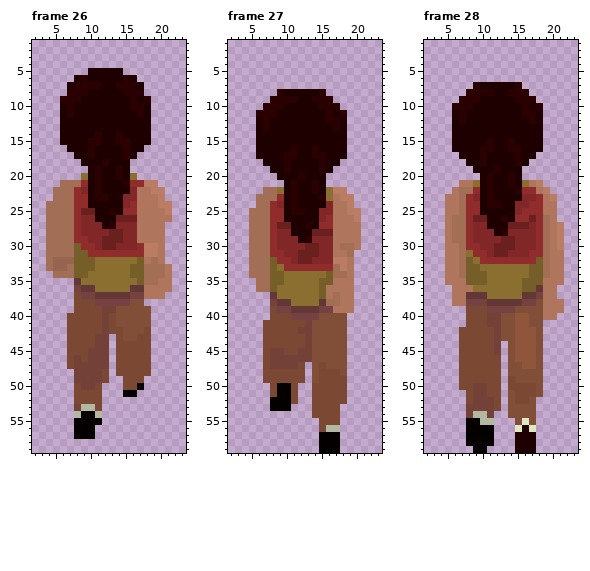
Pixel-art file, stored at Source/character_walking.aseprite. Above, as it was before the edit.
29x60 pixels, 48 frames. Colours within 5 levels of each other are drawn and written as one. Shown: frame 26: x 2..23, y 1..59; frame 27: x 2..23, y 1..59; frame 28: x 2..23, y 1..59. The commit also changed other frames, which this record leaves out.
Now the later version:
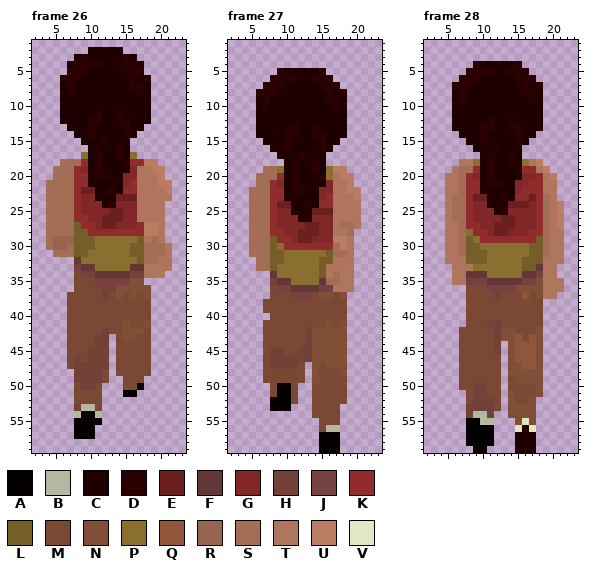
Palette (. is transparent): A #050000  B #b4b8a1  C #1f0000  D #2b0000  E #6b2020  F #643737  G #822727  H #734138  J #754141  K #912c2c  L #765e29  M #7b4833  N #814e37  P #8a6f30  Q #8f563b  R #96644f  S #a36e56  T #b0765d  U #ba7d63  V #e1e7c3
Diff:
Changed rows in their new state; - is an unchanged pixel.
Frame 26, layer "Flattened":
first column x 4:
 2 ------CCCCC-------
 3 ----CDCCCCCDC-----
 4 ---CDDDDCCDDDC----
 5 ---DDD-----DDD----
 6 --DDDC-----CDCD---
 7 --CDCCCC--CC-DC---
 8 --C-CC-----CC-C---
 9 --CCC-------C-C---
10 ---C--------CC----
11 ---C---D--D--C----
12 ------DD--DD------
13 --.---D----D--.---
14 --..--DC--CD-..---
15 --...-CCD-CC...---
16 ---...CD--DC..----
17 ----.PCD--DCP-----
18 --SSSK-DC--DKKUU--
19 -SSSKG----C-GTTUU-
20 -SSSKK--D-CGGTTTU-
21 SS--K--C---G-TTTUU
22 S----EEC-D-KK--TTU
23 S----GGCC-EEE---TT
24 -----GGG-DG-G---T.
25 -----GGGGEEGG----.
26 -----K-GEE-GG----.
27 ----LKK-EE---KUU--
28 ----LLKKKKKKKKUU--
29 -RRRLLLPPPPPPL-S--
30 -RR--LLPPPPPLLSSST
31 .-----PPPPPPLLSSST
32 ....FPP-------S--T
33 ....JFF-----FFTTT-
34 -...MJJFFFFFJJTTT.
35 ----MMMJJJJJNN....
36 ----MMMMHHNNNNN...
37 ---M-MMMHMNMNMN..-
38 ---M---MMMMMMMM---
39 ---M----MMMMMMM---
40 --------M-MMMMM---
41 --------M-M-MM----
Frame 27, layer "Flattened":
first column x 5:
 5 ----DCCCCCD-----
 6 ---DDDDCCDDD----
 7 --DDDCCCCCDDD---
 8 -DDDC-----CDCD--
 9 -CDCCCC--CC-DC--
10 -C-CC-----CC-C--
11 -CCC-------C-C--
12 --C--------CC---
13 --C---D--D--C---
14 -----DD--DD-----
15 -.---D----D--.--
16 -..--DC--CD-..--
17 -...-CCD-CC...--
18 --...CD--DC..---
19 --SSPCD--DCPUU--
20 -SSSK-DC--DPTUU-
21 -SSKG----C-GTTU-
22 SS-KK--D-CGGTTUU
23 S--K--C---GK-TTU
24 S---EEC-D-KK--TT
25 ----GGCC-EEE--TT
26 ----GGG-DG-G---T
27 ----GGGGEEGG-SS-
28 ----K-GEE-GG--S.
29 ---LKK-EE---UU-.
30 ---LPKKKKKKKSUT.
31 ---LLPPPPPPLSST-
32 .---LPPPPPLLTT--
33 .----PPPPPLTTT--
34 ...FP-----LT-T--
35 -..JFF----FSS---
36 -..MJJFFFFJJ----
37 ---MMMJJJMNNMN.-
38 --MMMMMMMMMMMM.-
39 --M-MMMMMMMMMM.-
40 ------MMMMMMMM--
41 --------MMM-M---
42 -------M--------
Frame 28, layer "Flattened":
first column x 5:
 4 ----DCCCCCD------
 5 ---DDDDCCDDD-----
 6 --DDDCCCCCDDD----
 7 -DDDC-----CDCD---
 8 -CDCCCC--CC-DC---
 9 -C-CC-----CC-C---
10 -CCC-------C-C---
11 --C--------CC----
12 --C---D--D--C----
13 -----DD--DD------
14 -.---D----D--.---
15 -..--DC--CD-..---
16 -...-CCD-CC...---
17 --...CD--DC..----
18 --TTPCD--DCPTU---
19 -TSSK-DC--DKKTU--
20 TTSKG----C-GGKTU-
21 TTSKK--D-CGGKKTT-
22 T--K--C---G--KTT-
23 -S--EEC-D-KKE-ST-
24 -S--GGCC-EEEG-S-U
25 -S--GGG-DG-GG-S-U
26 ----GGGGEEGGG---U
27 -T--K-GEE-GG-----
28 -T-PKK-EE---K---T
29 -T-LPKKKKKKKKL--T
30 ---LLPPPPPPPLL--T
31 ---LLLPPPPPPLL---
32 --T-LLPPPPPLL-T--
33 .-TTP------L-FT-.
34 .-TFFF-----FFJT-.
35 .--JJJFFFFFJJN---
36 -..MMMJJJJNNNN--T
37 -..MMMMHMMMQMN---
38 -..MMMMMMMMMMM...
39 ------MMMMMMMM...
40 ------MMMMMMMM..-
41 --------MMMMMM---
42 ----------MMM----
43 -----------M-----
Where, in picture pixels (left, top, right, bottom), the same in both pictures:
changed: (46, 47, 172, 327)
changed: (249, 68, 361, 334)
changed: (445, 61, 564, 341)
